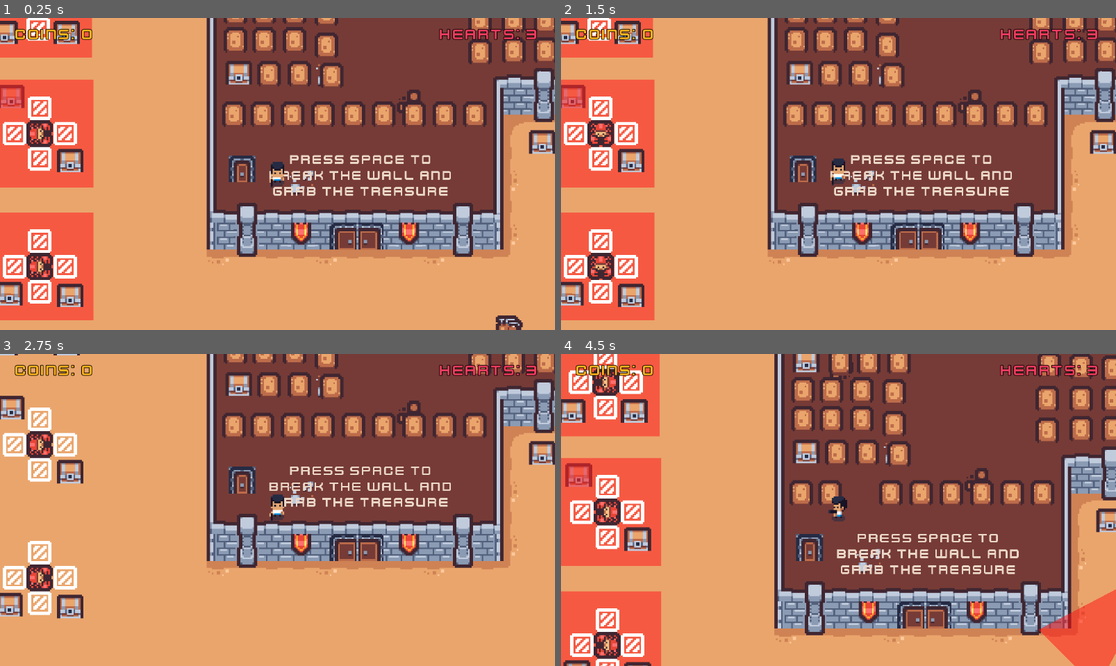
Above: before the commit, frames 1-4 (two rows, left to right).
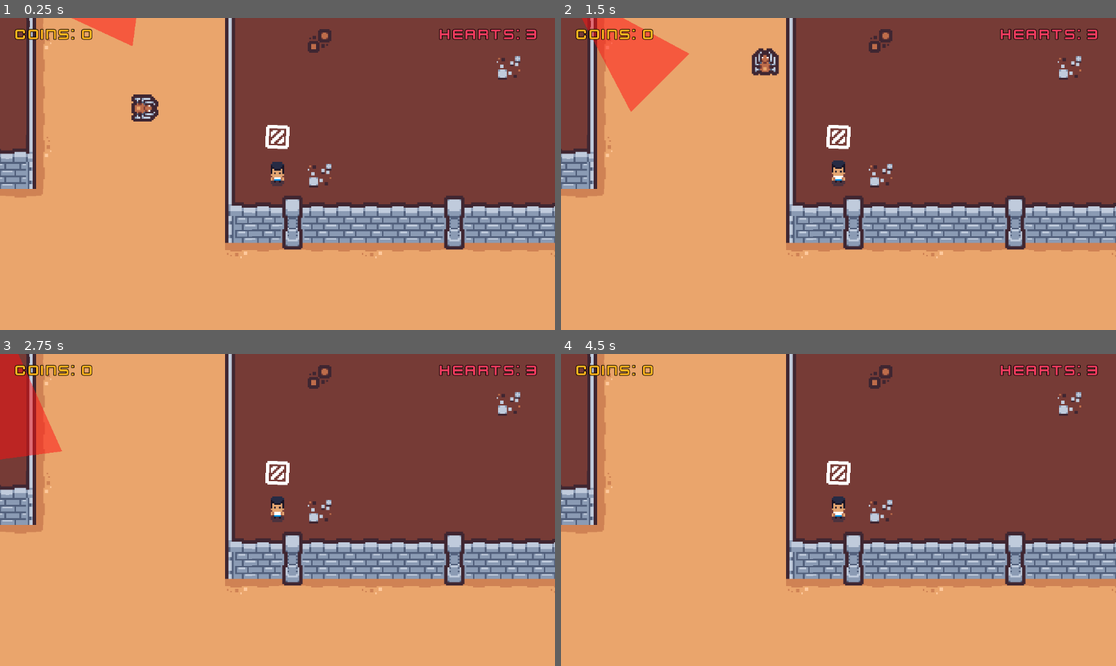
Above: after the commit, the same moments.

Repository: ki8yk8/game-dev-resolution
Game: Godot game, scene res://scenes/game_play.tscn
Same seed, same stepped clock (60 frames per second), same inputs: the game is played once before the commit and once after it.
Inputs (mouse positions are in pixels of both pictures, inside the frame that each line leads up to):
- Up to frame 1 (0.25 s): no input
- Up to frame 2 (1.5 s): tap Space (action) at 0.5, 0.6, 1.25 s; move the mouse to (960, 158) at 0.52 s; hold D (right) 0.53-1.28 s; click (960, 158) at 0.67 s; move the mouse to (727, 189) at 1.27 s; hold Down (down) from 1.28 s (still down); tap Alt at 1.35 s
- Up to frame 3 (2.75 s): tap Space (action) at 2 s; move the mouse to (333, 441) at 2.02 s; release Down (down) at 2.03 s; hold D (right) from 2.03 s (still down); tap Shift at 2.1 s
- Up to frame 4 (4.5 s): tap Space (action) at 2.75, 2.85, 3.5, 4.25 s; move the mouse to (810, 572) at 2.77 s; release D (right) at 2.78 s; hold Up (up) 2.78-3.53 s; click (810, 572) at 2.92 s; move the mouse to (1005, 556) at 3.52 s; hold A (left) from 3.53 s (still down); tap Alt at 3.6 s; move the mouse to (672, 463) at 4.27 s; tap Shift at 4.35 s

The runs differ from the first frame. In frame 1, 40% of the frame differs, in the area x 0-100%, y 0-100%; in frame 2, 40%; in frame 3, 34%; in frame 4, 50%.

Commit message:
tries to add the pin joint 2d for the game

Diff:
--- a/scenes/game_play.tscn
+++ b/scenes/game_play.tscn
@@ -26,6 +26,7 @@
 [ext_resource type="PackedScene" uid="uid://bwrlwfb8e4drp" path="res://scenes/survive_attack.tscn" id="24_rygmw"]
 [ext_resource type="PackedScene" uid="uid://omj1cdwyqirn" path="res://scenes/scorpion_trap.tscn" id="25_jcoka"]
 [ext_resource type="PackedScene" uid="uid://cmgl2ucndpj0h" path="res://scenes/breakable_wall.tscn" id="26_yqh82"]
+[ext_resource type="PackedScene" uid="uid://b7yka1aor0yxt" path="res://scenes/rotating_glass.tscn" id="27_mmt7o"]
 
 [sub_resource type="WorldBoundaryShape2D" id="WorldBoundaryShape2D_0dypk"]
 distance = -290.0
@@ -591,7 +592,7 @@
 [node name="Player" parent="." unique_id=1116653195 instance=ExtResource("2_swo0f")]
 unique_name_in_owner = true
 z_index = 2
-position = Vector2(26, 451)
+position = Vector2(831, 455)
 
 [node name="Camera2D" type="Camera2D" parent="Player" unique_id=1878565070]
 zoom = Vector2(3.5, 3.5)
@@ -1737,5 +1738,10 @@
 [node name="BreakableWall80" parent="ShootingRange" unique_id=1735009813 instance=ExtResource("26_yqh82")]
 position = Vector2(354, 412)
 
+[node name="LightGame" type="Node2D" parent="." unique_id=599954962]
+
+[node name="RotatingGlass" parent="." unique_id=946549622 instance=ExtResource("27_mmt7o")]
+position = Vector2(831, 433)
+
 [connection signal="body_entered" from="ShootingRange" to="." method="_on_shooting_range_body_entered"]
 [connection signal="body_exited" from="ShootingRange" to="." method="_on_shooting_range_body_exited"]
--- a/scenes/player.tscn
+++ b/scenes/player.tscn
@@ -977,7 +977,7 @@
 
 [node name="Player" type="CharacterBody2D" unique_id=1116653195]
 collision_layer = 2
-collision_mask = 49
+collision_mask = 113
 script = ExtResource("1_lw0jh")
 
 [node name="AnimatedSprite2D" type="AnimatedSprite2D" parent="." unique_id=1627868931]
--- /dev/null
+++ b/scenes/rotating_glass.tscn
@@ -0,0 +1,40 @@
+[gd_scene format=3 uid="uid://b7yka1aor0yxt"]
+
+[ext_resource type="Texture2D" uid="uid://6bw8exb71kll" path="res://assets/png/dungeon/tilemap.png" id="1_8dipt"]
+[ext_resource type="Script" uid="uid://dij6ahyisy6re" path="res://scripts/rotating_glass.gd" id="1_im8mm"]
+
+[sub_resource type="AtlasTexture" id="AtlasTexture_im8mm"]
+atlas = ExtResource("1_8dipt")
+region = Rect2(17, 85, 16, 16)
+
+[sub_resource type="RectangleShape2D" id="RectangleShape2D_8dipt"]
+size = Vector2(15, 15)
+
+[node name="RotatingGlass" type="Node2D" unique_id=946549622]
+script = ExtResource("1_im8mm")
+
+[node name="StaticBody2D" type="StaticBody2D" parent="." unique_id=1186066764]
+collision_layer = 0
+collision_mask = 0
+
+[node name="RigidBody2D" type="RigidBody2D" parent="." unique_id=1143787111]
+collision_layer = 64
+collision_mask = 2
+mass = 5.0
+gravity_scale = 0.0
+can_sleep = false
+freeze_mode = 1
+angular_damp = 1.5
+constant_torque = 1.0
+
+[node name="Sprite2D" type="Sprite2D" parent="RigidBody2D" unique_id=1899631203]
+texture = SubResource("AtlasTexture_im8mm")
+
+[node name="CollisionShape2D" type="CollisionShape2D" parent="RigidBody2D" unique_id=114739487]
+position = Vector2(0.5, 0.5)
+shape = SubResource("RectangleShape2D_8dipt")
+
+[node name="PinJoint2D" type="PinJoint2D" parent="." unique_id=908311435]
+node_a = NodePath("../StaticBody2D")
+node_b = NodePath("../RigidBody2D")
+bias = 0.3
--- /dev/null
+++ b/scripts/rotating_glass.gd
@@ -0,0 +1,9 @@
+extends Node2D
+
+# Called when the node enters the scene tree for the first time.
+func _ready() -> void:
+	pass
+
+# Called every frame. 'delta' is the elapsed time since the previous frame.
+func _process(delta: float) -> void:
+	pass
Not shown, added: scripts/rotating_glass.gd.uid
